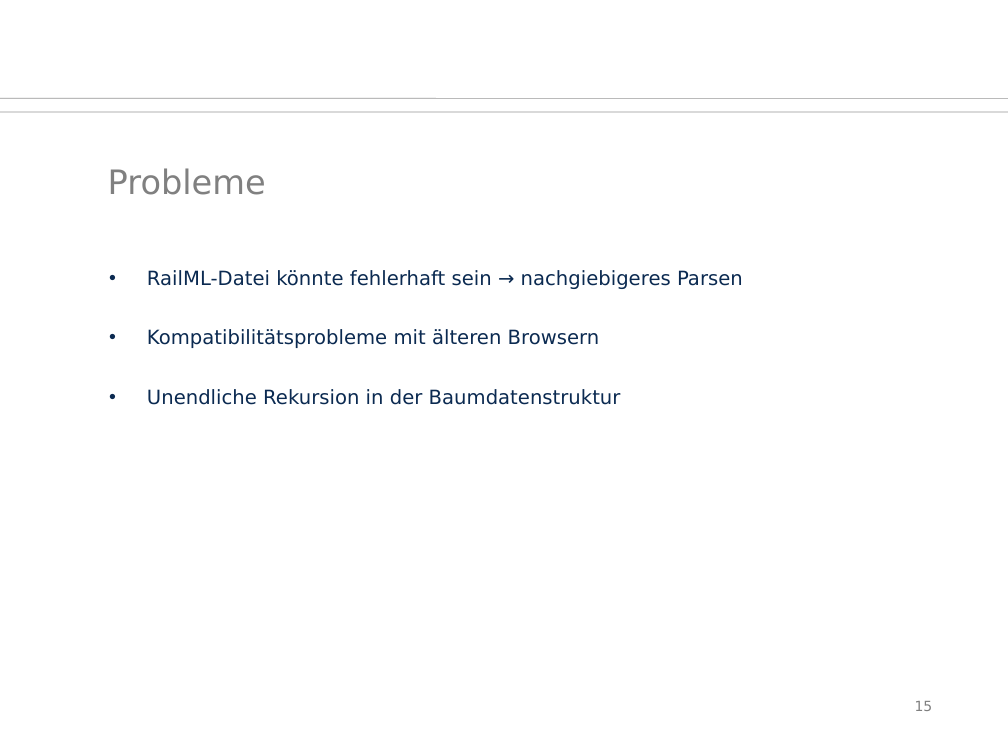
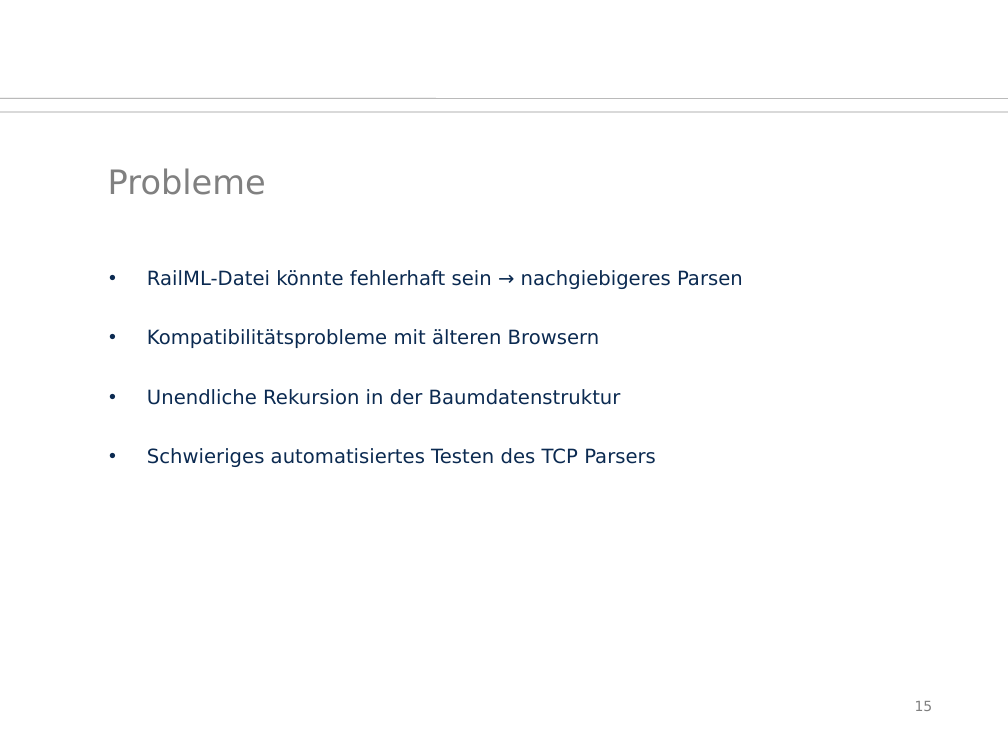
Before and after one commit to Juu98/fahrgastinformationssystem, a slide deck: slide 15 of organisation/zwischenpraesentation.odp. Drawn at 1008x756 pixels with LibreOffice and Linux fonts; fonts in the diff are those of the drawing; background and template pictures are left out. Boxes give left, top, right and bottom in pixels: in the first picture for what was removed or moved away, otherwise in the second. Text is boxed around its words. In the diff, an @@ line names an element or a change of style, - is before the commit and + after.

```diff
--- a/organisation/zwischenpraesentation.odp
+++ b/organisation/zwischenpraesentation.odp
@@ text at (147,448,656,467): paragraph added @@
+• Schwieriges automatisiertes Testen des TCP Parsers
```
